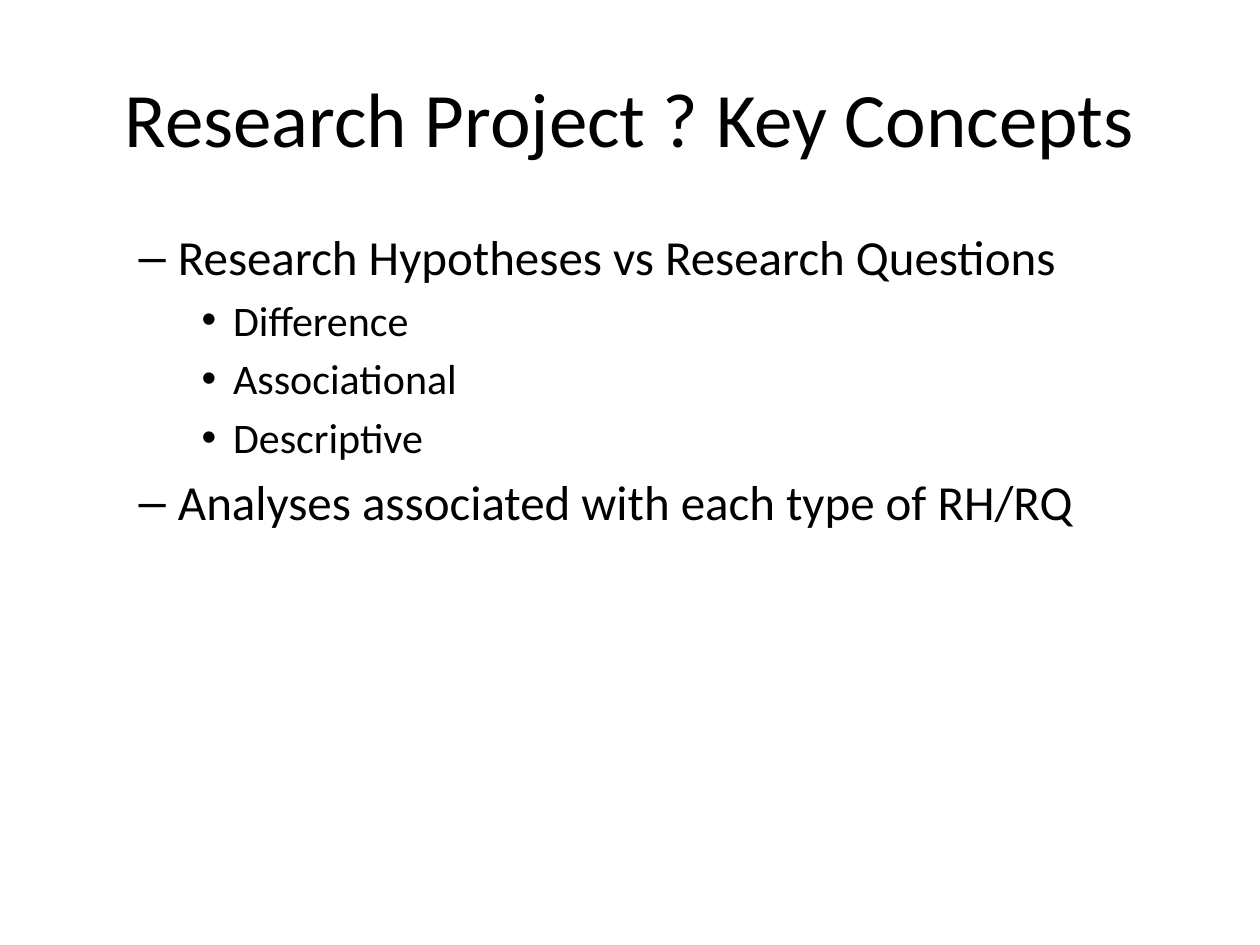
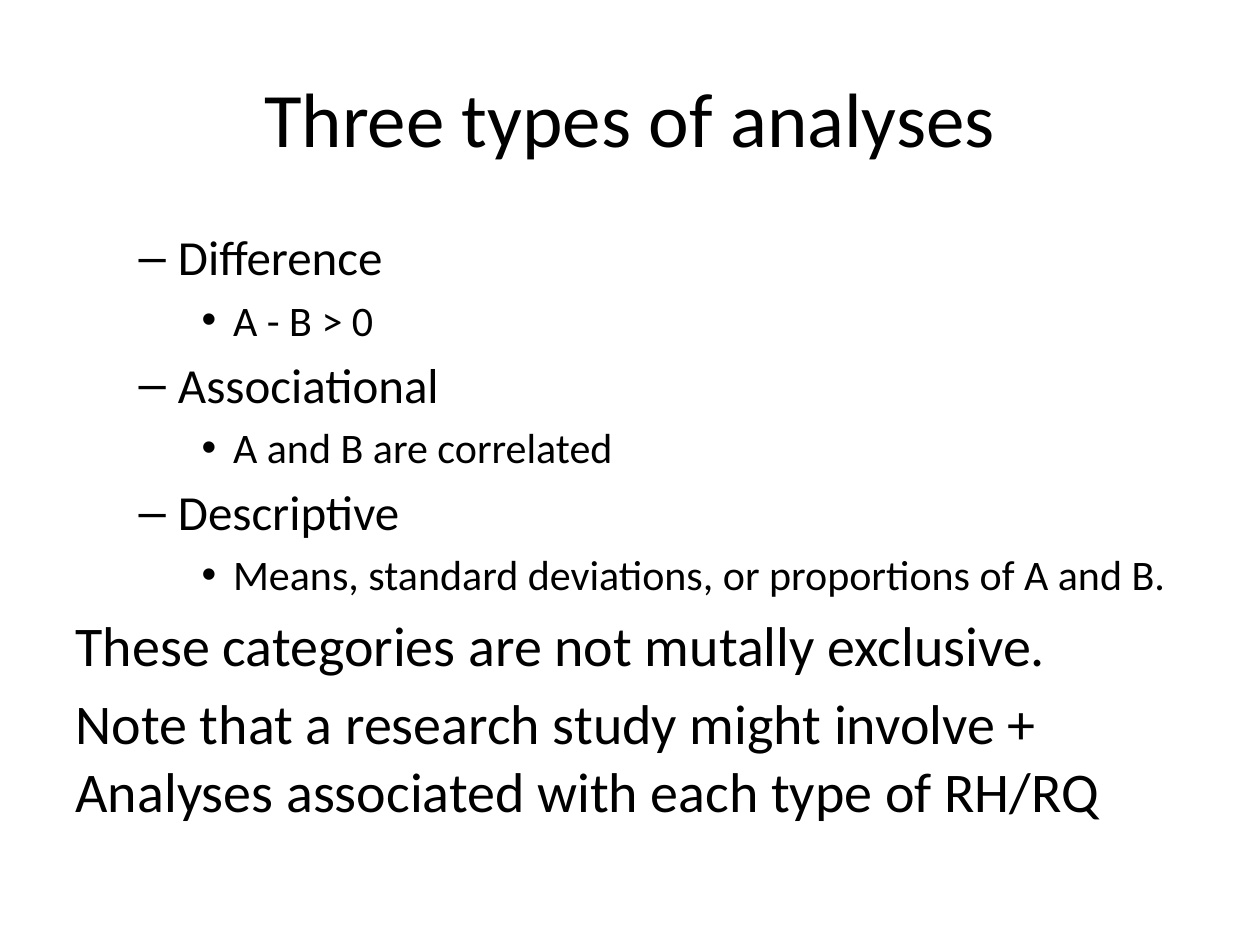
Before and after one commit to classes-medb/5510, a slide deck: slide 22 of doc/video-02-planning.pptx (slide 16 before the commit). Drawn at 1260x945 pixels with LibreOffice and Linux fonts; fonts in the diff are those of the drawing. Boxes give left, top, right and bottom in pixels: in the first picture for what was removed or moved away, otherwise in the second. Text is boxed around its words. In the diff, an @@ line names an element or a change of style, - is before the commit and + after.

```diff
--- a/doc/video-02-planning.pptx
+++ b/doc/video-02-planning.pptx
@@ title at box(264, 93, 994, 160): text changed @@
-Research Project ? Key Concepts
+Three types of analyses
@@ text at box(178, 241, 1055, 283): paragraph removed @@
-  – Research Hypotheses vs Research Questions
@@ text at box(178, 241, 439, 538): size 24 to 28 pt in "Difference", "Associational", "Descriptive"; bullet • to –; list level 3 to 2 in "Difference"; list level 3 to 2 in "Associational"; list level 3 to 2 in "Descriptive" @@
@@ text at box(233, 308, 373, 337): paragraph added @@
+    • A - B > 0
@@ text at box(233, 433, 612, 464): paragraph added @@
+    • A and B are correlated
@@ text at box(76, 560, 1165, 821): text changed; size 28 to 32 pt @@
-  – Analyses associated with each type of RH/RQ
+    • Means, standard deviations, or proportions of A and B.
+These categories are not mutally exclusive.
+Note that a research study might involve + Analyses associated with each type of RH/RQ
```
Also in this commit, not shown: 9 other slides changed, 21 slides added, 13 slides removed, 6 other files.
